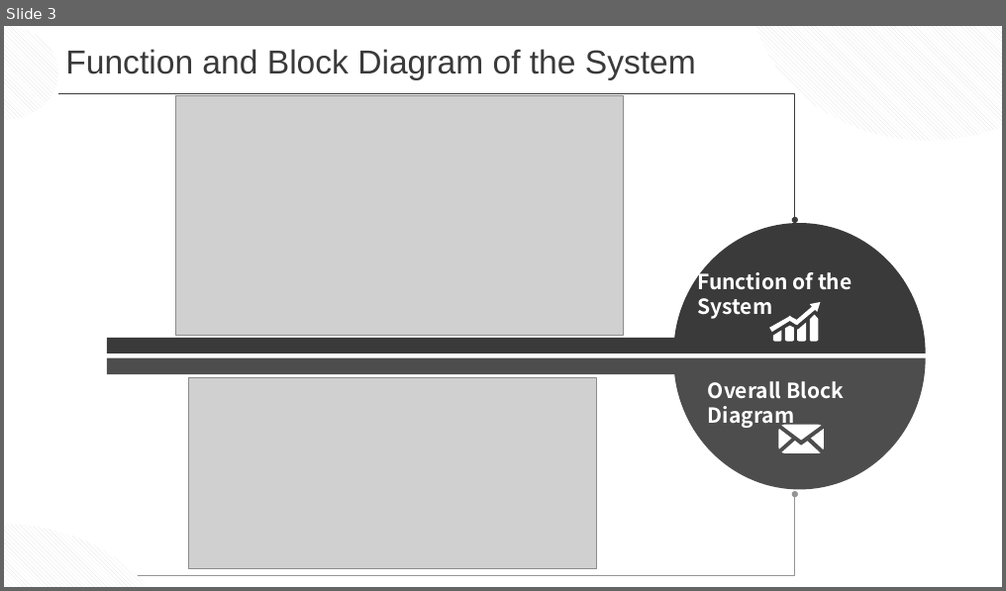
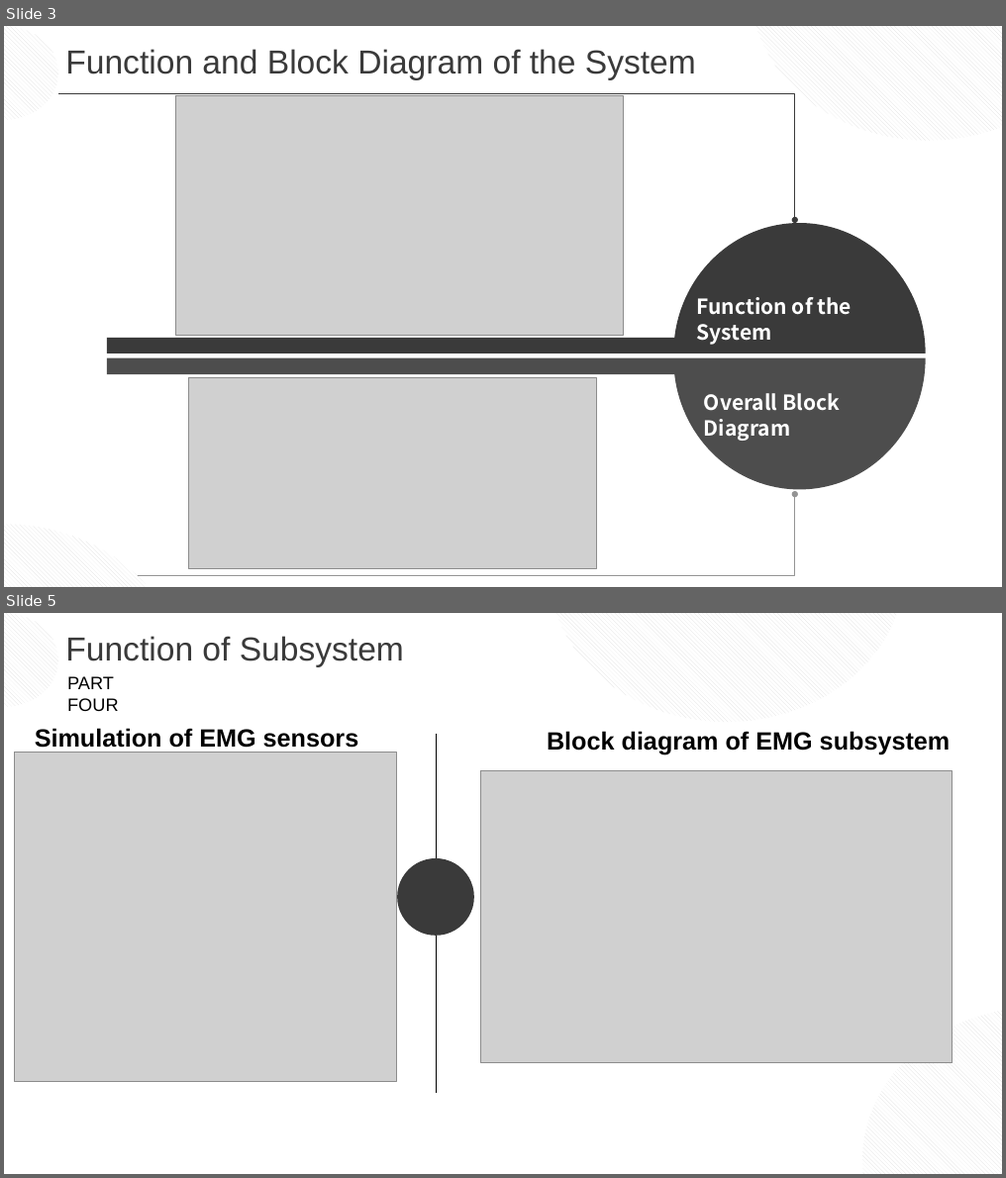
Before and after one commit to JannLeo/Summary-of-learning-experience, a slide deck: master/Modern Industry Practice/Phase2/ljn_EMG.pptx. Shown one above the other, each under a label of ours: slide 3 before the commit, slides 3 and 5 after it; the slides between them are not shown. The pictures are 1006x591 and 1006x1178 pixels, drawn with LibreOffice and Linux fonts; fonts in the diff are those of the drawing; grey boxes stand for pictures. Boxes give left, top, right and bottom in pixels: in the first picture for what was removed or moved away, otherwise in the second. Text is boxed around its words. In the diff, an @@ line names an element or a change of style, - is before the commit and + after.

```diff
--- a/master/Modern Industry Practice/Phase2/ljn_EMG.pptx
+++ b/master/Modern Industry Practice/Phase2/ljn_EMG.pptx
@@ slide 5 added at (x1=4, y1=613, x2=1002, y2=1174), background #FFFFFF @@
@@ ellipse added at (x1=4, y1=613, x2=57, y2=707), fill pattern #DDDDDD on #FFFFFF @@
@@ text added at (x1=65, y1=636, x2=404, y2=667), 32 pt, text #3A3A3A @@
+Function of Subsystem
@@ ellipse added at (x1=549, y1=613, x2=905, y2=722), fill pattern #DDDDDD on #FFFFFF @@
@@ text added at (x1=67, y1=676, x2=119, y2=711), 17.3 pt, text #000000 @@
+PART FOUR
@@ text added at (x1=35, y1=728, x2=359, y2=753), 24 pt, text #000000, bold @@
+Simulation of EMG sensors
@@ text added at (x1=547, y1=731, x2=950, y2=756), 24 pt, text #000000, bold @@
+Block diagram of EMG subsystem
@@ picture added at (x1=15, y1=753, x2=396, y2=1081) @@
@@ line added from (436, 734) to (436, 1093), #000000 0.5 pt @@
@@ picture added at (x1=481, y1=771, x2=951, y2=1063) @@
@@ ellipse added at (x1=397, y1=859, x2=474, y2=936), fill #3A3A3A @@
@@ ellipse added at (x1=862, y1=1007, x2=1002, y2=1174), fill pattern #DDDDDD on #FFFFFF @@
@@ slide 3 changed as well @@
@@ text "Function of the System" moved from (x1=697, y1=269, x2=852, y2=319) to (x1=697, y1=297, x2=852, y2=345) @@
@@ freeform shape removed at (x1=770, y1=302, x2=821, y2=341) @@
@@ text "Overall Block Diagram" moved from (x1=708, y1=381, x2=844, y2=428) to (x1=704, y1=393, x2=840, y2=441) @@
@@ freeform shape removed at (x1=779, y1=425, x2=824, y2=455) @@
```
Also in this commit, not shown: 2 other slides changed, 3 other slides added, 10 other files.
